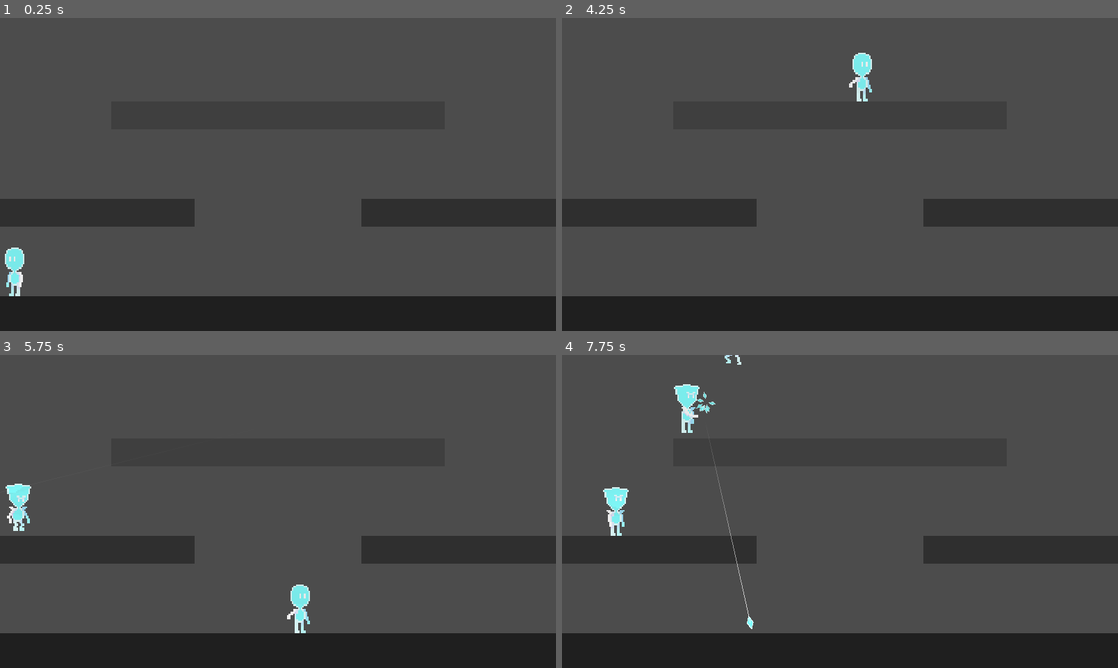
Above: before the commit, frames 1-4 (two rows, left to right).
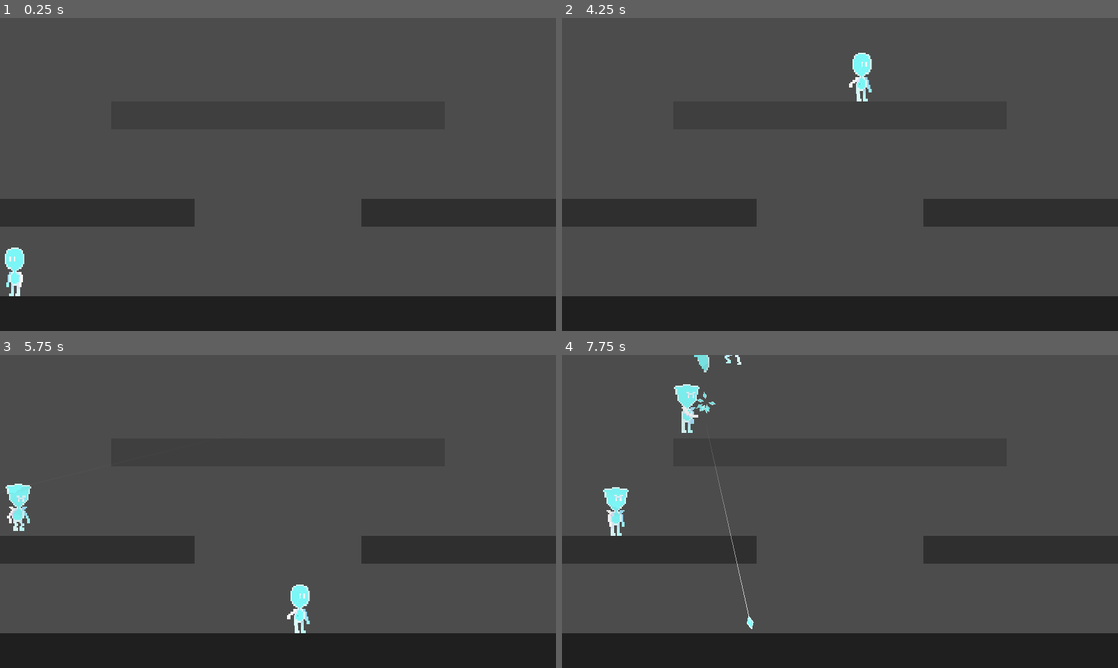
Above: after the commit, the same moments.

Repository: zhyrin0/through-the-looking-glass
Game: Godot game, scene res://tests/level/test.tscn
Two runs of this game, one before a commit and one after it. Both use one fixed random seed, a clock stepped at 60 frames per second and the inputs below. This scene is started directly instead of the project's main scene. Sound files missing from this copy of the repository are replaced by a short silence.
Inputs (mouse positions are in pixels of both pictures, inside the frame that each line leads up to):
- Up to frame 1 (0.25 s): no input
- Up to frame 2 (4.25 s): tap Enter at 0.5 s; move the mouse to (962, 158) at 0.52 s; press the mouse at (962, 158) at 0.53 s; hold D (move_right) 0.53-2.03 s; tap Space (move_jump) at 0.77, 1.52, 3.02, 3.77 s; move the mouse to (728, 190) at 1.27 s; release the mouse at (728, 190) at 1.28 s; click (728, 190) at 1.35 s; move the mouse to (895, 105) at 2.02 s; press the mouse at (895, 105) at 2.03 s; hold A (move_left) 2.03-2.78 s; tap S (move_fall) at 2.1 s; move the mouse to (812, 237) at 2.77 s; release the mouse at (812, 237) at 2.78 s; hold D (move_right) from 2.78 s (still down); click (812, 237) at 2.85 s; move the mouse to (1006, 221) at 3.52 s; press the mouse at (1006, 221) at 3.53 s
- Up to frame 3 (5.75 s): move the mouse to (111, 464) at 4.27 s; release D (move_right) at 4.28 s; release the mouse at (111, 464) at 4.28 s; hold A (move_left) 4.28-5.03 s; tap S (move_fall) at 4.35 s; tap Space (move_jump) at 4.52 s; click (111, 464) at 4.55 s; move the mouse to (305, 511) at 5.02 s; press the mouse at (305, 511) at 5.03 s; hold D (move_right) from 5.03 s (still down)
- Up to frame 4 (7.75 s): move the mouse to (756, 433) at 5.77 s; release D (move_right) at 5.78 s; release the mouse at (756, 433) at 5.78 s; hold A (move_left) 5.78-7.28 s; click (756, 433) at 5.85 s; tap Space (move_jump) at 6.02, 6.77, 7.52 s; move the mouse to (962, 495) at 6.52 s; press the mouse at (962, 495) at 6.53 s; tap S (move_fall) at 6.6 s; move the mouse to (728, 527) at 7.27 s; release the mouse at (728, 527) at 7.28 s; hold D (move_right) from 7.28 s (still down); click (728, 527) at 7.35 s

The runs differ from the first frame. In frame 2, less than 0.1% of the frame differs, in the area x 52-56%, y 12-25%; in frame 3, less than 0.1%; in frame 4, less than 0.1%, in the area x 23-27%, y 0-6%.

Commit message:
Add shard movement without removing from player

Diff:
--- a/src/character/player/player.gd
+++ b/src/character/player/player.gd
@@ -25,12 +25,13 @@
 
 func _ready() -> void:
 	animation_player.play("idle")
+	play_shard_animation("idle")
 
 
 func _process(delta: float) -> void:
 	var attack_state := attack_logic(delta)
 	pivot.scale.x = sign(get_local_mouse_position().x)
-	set_animation(attack_state)
+	play_animation(attack_state)
 
 
 func _physics_process(delta: float) -> void:
@@ -67,25 +68,40 @@
 	return result
 
 
-func set_animation(attack_state: int) -> void:
+func play_animation(attack_state: int) -> void:
 	match attack_state:
 		AttackState.STARTING:
 			animation_player.play("attack_charge")
+			play_shard_animation("attack_charge")
 			lock_animation = true
 		AttackState.RELEASING:
 			animation_player.play("attack_release")
+			play_shard_animation("attack_release")
 
 	if lock_animation:
 		return
 	var anim := animation_player.current_animation
 	if velocity.y < 0.0 and anim != "jump":
 		animation_player.play("jump")
+		play_shard_animation("jump")
 	elif velocity.y > 0.0 and anim != "fall":
 		animation_player.play("fall")
+		play_shard_animation("fall")
 	elif velocity.x != 0.0 and anim != "run" and is_on_floor():
 		animation_player.play("run")
+		play_shard_animation("run")
 	elif velocity.x == 0.0 and anim != "idle" and is_on_floor():
 		animation_player.play("idle")
+		play_shard_animation("idle")
+
+
+func play_shard_animation(anim: String) -> void:
+	Algorithm.for_each(shards.get_children(), funcref(self, "_play_shard_animation"), [anim])
+
+
+func _play_shard_animation(shard: Shard, args: Array) -> void:
+	var anim := args[0] as String
+	shard.play_animation(anim)
 
 
 func on_hit() -> void:
--- a/src/character/player/player.tscn
+++ b/src/character/player/player.tscn
@@ -1,9 +1,23 @@
-[gd_scene load_steps=12 format=2]
+[gd_scene load_steps=23 format=2]
 
 [ext_resource path="res://src/character/character_base.tscn" type="PackedScene" id=1]
 [ext_resource path="res://src/character/player/player.gd" type="Script" id=2]
 [ext_resource path="res://src/character/player/assets/charge.wav" type="AudioStream" id=3]
+[ext_resource path="res://src/character/player/shard/shard.tscn" type="PackedScene" id=4]
 [ext_resource path="res://src/character/player/assets/player.png" type="Texture" id=5]
+[ext_resource path="res://src/character/player/shard/assets/shard_01.png" type="Texture" id=6]
+[ext_resource path="res://src/character/assets/glass.png" type="Texture" id=7]
+[ext_resource path="res://src/character/glass.gdshader" type="Shader" id=8]
+[ext_resource path="res://src/character/player/shard/assets/shard_02.png" type="Texture" id=9]
+[ext_resource path="res://src/character/player/shard/assets/shard_03.png" type="Texture" id=10]
+[ext_resource path="res://src/character/player/shard/assets/shard_04.png" type="Texture" id=11]
+[ext_resource path="res://src/character/player/shard/assets/shard_07.png" type="Texture" id=12]
+[ext_resource path="res://src/character/player/shard/assets/shard_06.png" type="Texture" id=13]
+[ext_resource path="res://src/character/player/shard/assets/shard_05.png" type="Texture" id=14]
+
+[sub_resource type="ShaderMaterial" id=8]
+shader = ExtResource( 8 )
+shader_param/glass_texture = ExtResource( 7 )
 
 [sub_resource type="Animation" id=1]
 length = 0.001
@@ -150,16 +164,80 @@
 collision_mask = 44
 script = ExtResource( 2 )
 movement_speed = 300
-max_health = 3
+max_health = 7
 strong_charge = 0.5
 
 [node name="Sprite" parent="Pivot" index="0"]
+modulate = Color( 0.752941, 0.752941, 0.752941, 1 )
 scale = Vector2( 3.5, 3.5 )
 texture = ExtResource( 5 )
 hframes = 4
 vframes = 3
 
 [node name="Shards" type="Node2D" parent="Pivot" index="2"]
+
+[node name="Shard1" parent="Pivot/Shards" index="0" instance=ExtResource( 4 )]
+position = Vector2( -16, -40 )
+scale = Vector2( 3.5, 3.5 )
+
+[node name="Sprite" parent="Pivot/Shards/Shard1" index="0"]
+material = SubResource( 8 )
+position = Vector2( 4.572, 11.428 )
+texture = ExtResource( 6 )
+
+[node name="Shard2" parent="Pivot/Shards" index="1" instance=ExtResource( 4 )]
+position = Vector2( 16, 16 )
+scale = Vector2( 3.5, 3.5 )
+
+[node name="Sprite" parent="Pivot/Shards/Shard2" index="0"]
+material = SubResource( 8 )
+position = Vector2( -4.572, -4.574 )
+texture = ExtResource( 9 )
+
+[node name="Shard3" parent="Pivot/Shards" index="2" instance=ExtResource( 4 )]
+position = Vector2( -8, 24 )
+scale = Vector2( 3.5, 3.5 )
+
+[node name="Sprite" parent="Pivot/Shards/Shard3" index="0"]
+material = SubResource( 8 )
+position = Vector2( 2.284, -6.856 )
+texture = ExtResource( 10 )
+
+[node name="Shard4" parent="Pivot/Shards" index="3" instance=ExtResource( 4 )]
+position = Vector2( -8, 0 )
+scale = Vector2( 3.5, 3.5 )
+
+[node name="Sprite" parent="Pivot/Shards/Shard4" index="0"]
+material = SubResource( 8 )
+position = Vector2( 2.285, 0 )
+texture = ExtResource( 11 )
+
+[node name="Shard5" parent="Pivot/Shards" index="4" instance=ExtResource( 4 )]
+position = Vector2( 16, -32 )
+scale = Vector2( 3.5, 3.5 )
+
+[node name="Sprite" parent="Pivot/Shards/Shard5" index="0"]
+material = SubResource( 8 )
+position = Vector2( -4.572, 9.146 )
+texture = ExtResource( 14 )
+
+[node name="Shard6" parent="Pivot/Shards" index="5" instance=ExtResource( 4 )]
+position = Vector2( -16, 8 )
+scale = Vector2( 3.5, 3.5 )
+
+[node name="Sprite" parent="Pivot/Shards/Shard6" index="0"]
+material = SubResource( 8 )
+position = Vector2( 4.572, -2.288 )
+texture = ExtResource( 13 )
+
+[node name="Shard7" parent="Pivot/Shards" index="6" instance=ExtResource( 4 )]
+position = Vector2( 0, 40 )
+scale = Vector2( 3.5, 3.5 )
+
+[node name="Sprite" parent="Pivot/Shards/Shard7" index="0"]
+material = SubResource( 8 )
+position = Vector2( 0, -11.428 )
+texture = ExtResource( 12 )
 
 [node name="AnimationPlayer" parent="." index="4"]
 anims/RESET = SubResource( 1 )
@@ -178,3 +256,11 @@
 one_shot = true
 
 [connection signal="animation_finished" from="AnimationPlayer" to="." method="_on_AnimationPlayer_animation_finished"]
+
+[editable path="Pivot/Shards/Shard1"]
+[editable path="Pivot/Shards/Shard2"]
+[editable path="Pivot/Shards/Shard3"]
+[editable path="Pivot/Shards/Shard4"]
+[editable path="Pivot/Shards/Shard5"]
+[editable path="Pivot/Shards/Shard6"]
+[editable path="Pivot/Shards/Shard7"]
--- a/src/character/player/shard/shard.gd
+++ b/src/character/player/shard/shard.gd
@@ -3,9 +3,10 @@
 
 export(int) var speed: int
 export(float) var decay_time: float
-var reset_position: Vector2
+var reset_position := Vector2.ZERO
 var direction := Vector2.ZERO
-var can_animate := true
+var broken_off := false
+var break_off_global_pos: Vector2
 onready var animation_player := $AnimationPlayer as AnimationPlayer
 onready var tween := $Tween as Tween
 
@@ -14,34 +15,37 @@
 	reset_position = position
 
 
+func _ready() -> void:
+	set_physics_process(false)
+
+
 func _physics_process(delta: float) -> void:
-	position += direction * speed * delta
+	break_off_global_pos += direction * speed * delta
+	global_position = break_off_global_pos
 
 
 func reset() -> void:
+	set_physics_process(false)
 	position = reset_position
-	can_animate = true
+	modulate = Color.white;
+	broken_off = false
 
 
 func play_animation(anim: String) -> void:
-	if can_animate:
+	if not broken_off:
 		animation_player.play(anim)
 
 
 func break_off() -> void:
-	can_animate = false
+	broken_off = true
 	animation_player.stop()
 	direction = position.normalized()
-	var tmp_global_pos := global_position
-	# note: Level > Player > Shards
-	var new_parent := get_parent().get_parent().get_parent()
-	get_parent().remove_child(self)
-	new_parent.add_child(self)
-	global_position = tmp_global_pos
+	break_off_global_pos = global_position
+	set_physics_process(true)
 	tween.interpolate_property(self, "modulate", null, Color(1.0, 1.0, 1.0, 0.0),
 		decay_time, Tween.TRANS_LINEAR, Tween.EASE_IN_OUT)
 	tween.start()
 
 
 func _on_Tween_tween_all_completed() -> void:
-	queue_free()
+	set_physics_process(false)
--- a/tests/level/test.tscn
+++ b/tests/level/test.tscn
@@ -136,7 +136,6 @@
 
 [node name="Player" parent="." instance=ExtResource( 2 )]
 position = Vector2( 32, 584 )
-max_health = 50
 
 [connection signal="finished" from="Level" to="." method="_on_Level_finished"]
 
